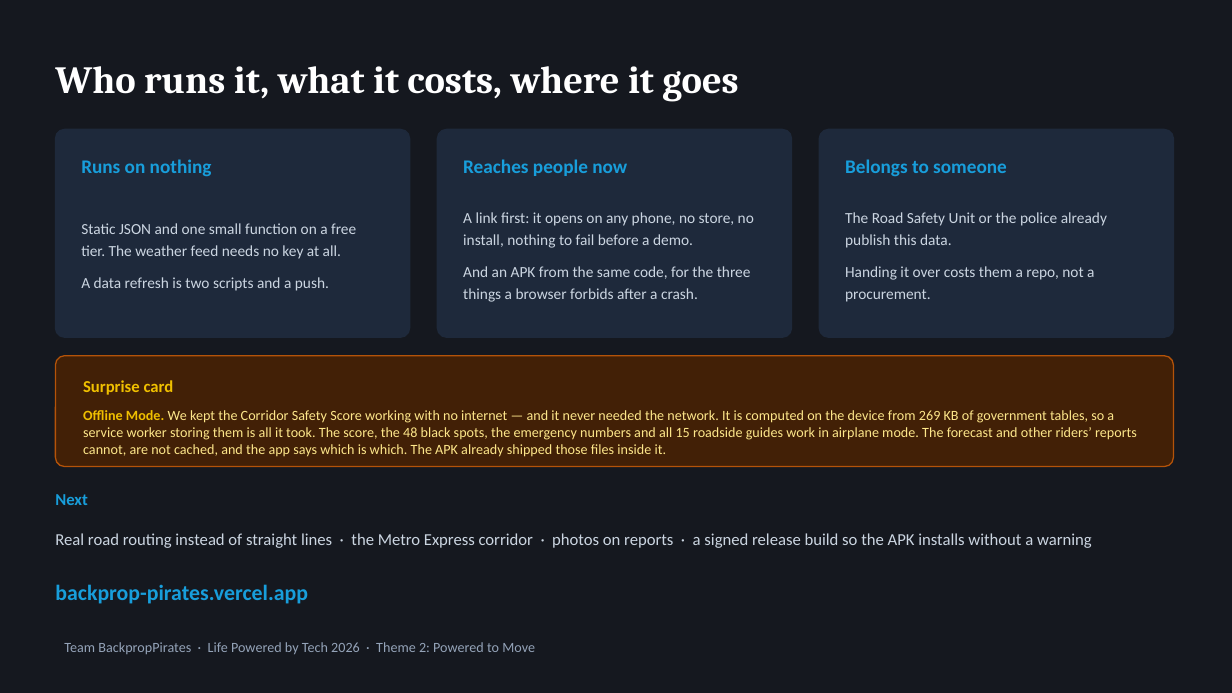
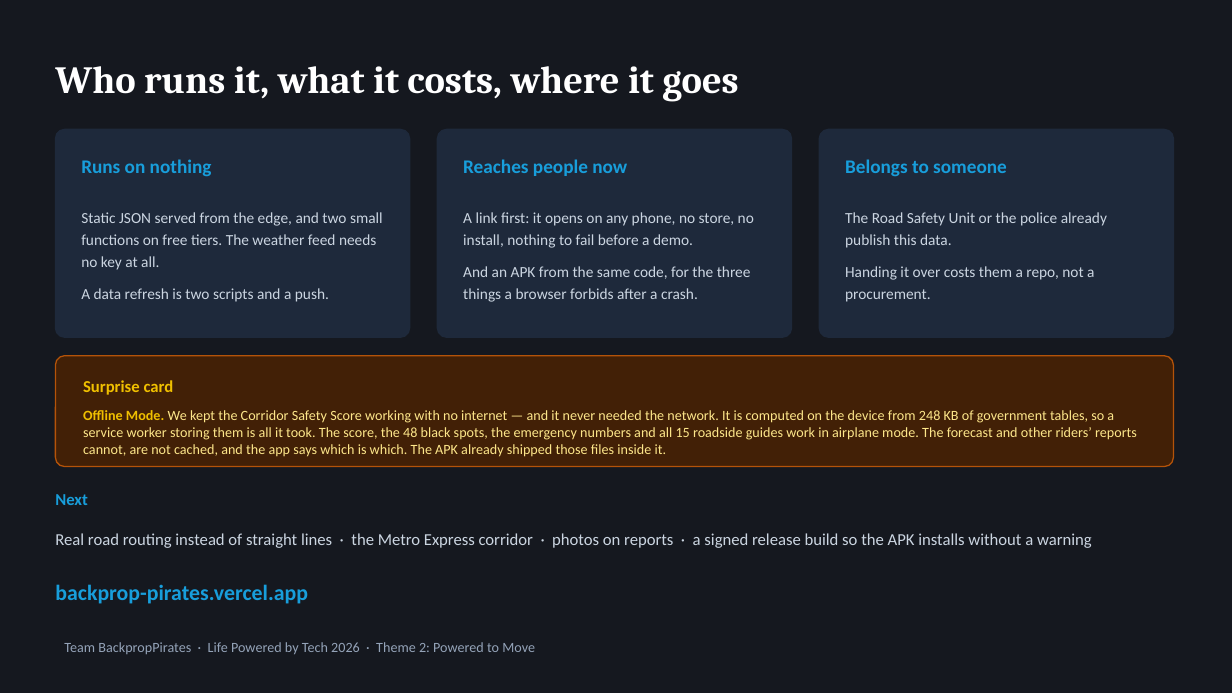
Before and after one commit to sahiljeebun132-dev/BackpropPirates, a slide deck: slide 6 of docs/Zetway-Pitch.pptx. Drawn at 1232x693 pixels with LibreOffice and Linux fonts; fonts in the diff are those of the drawing. Boxes give left, top, right and bottom in pixels: in the first picture for what was removed or moved away, otherwise in the second. Text is boxed around its words. In the diff, an @@ line names an element or a change of style, - is before the commit and + after.

```diff
--- a/docs/Zetway-Pitch.pptx
+++ b/docs/Zetway-Pitch.pptx
@@ text at [81,212,383,270]: text changed @@
-Static JSON and one small function on a free tier. The weather feed needs no key at all.
+Static JSON served from the edge, and two small functions on free tiers. The weather feed needs no key at all.
@@ text at [83,410,1137,457]: text changed @@
-Offline Mode. We kept the Corridor Safety Score working with no internet — and it never needed the network. It is computed on the device from 269 KB of government tables, so a service worker storing them is all it took. The score, the 48 black spots, the emergency numbers and all 15 roadside guides work in airplane mode. The forecast and other riders’ reports cannot, are not cached, and the app says which is which. The APK already shipped those files inside it.
+Offline Mode. We kept the Corridor Safety Score working with no internet — and it never needed the network. It is computed on the device from 248 KB of government tables, so a service worker storing them is all it took. The score, the 48 black spots, the emergency numbers and all 15 roadside guides work in airplane mode. The forecast and other riders’ reports cannot, are not cached, and the app says which is which. The APK already shipped those files inside it.
```
Also in this commit, not shown: 4 other slides changed, 13 other files.
